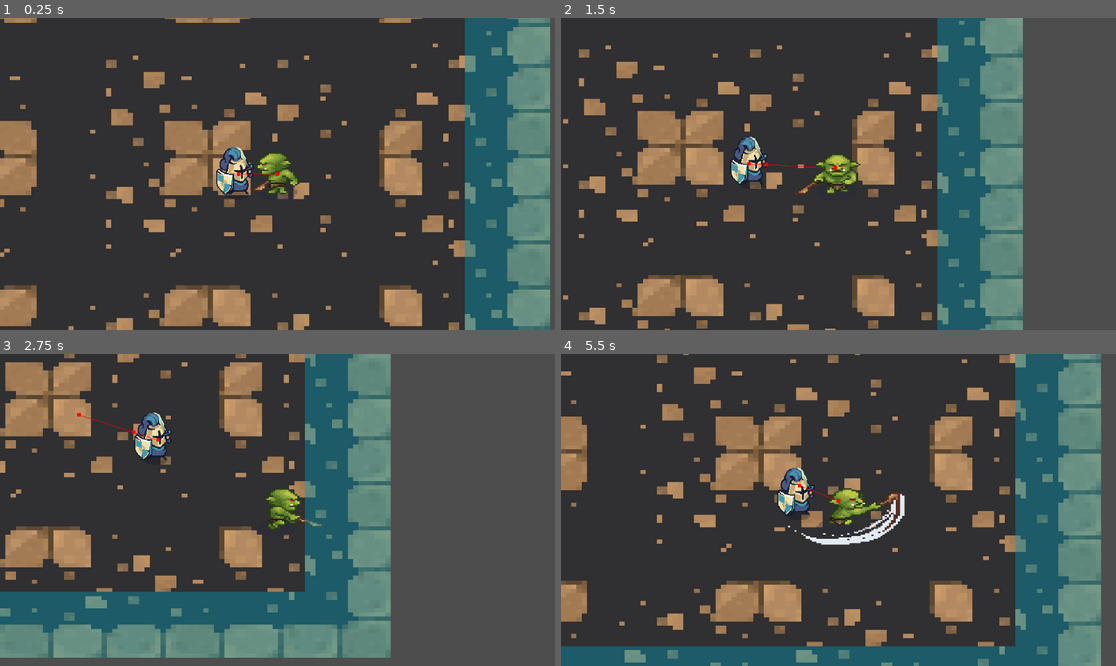
Above: before the commit, frames 1-4 (two rows, left to right).
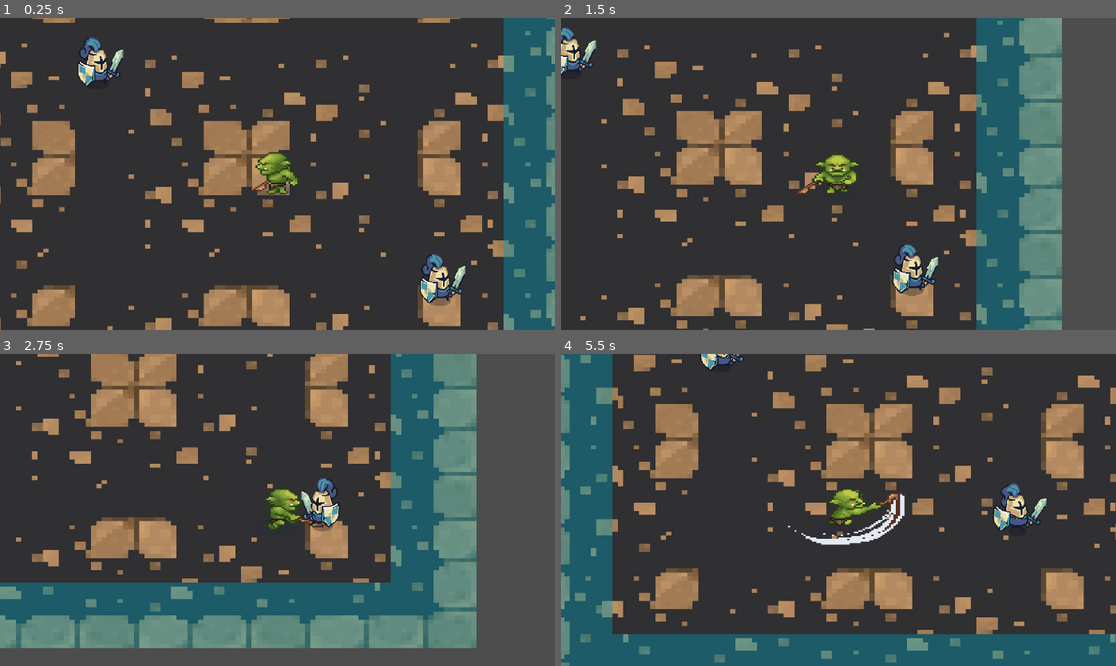
Above: after the commit, the same moments.

Repository: NelwinA/extended-queble
Game: Godot game, scene res://scenes/game.tscn
Two runs of this game, one before a commit and one after it. Both use one fixed random seed, a clock stepped at 60 frames per second and the inputs below.
Inputs:
- Up to frame 1 (0.25 s): no input
- Up to frame 2 (1.5 s): hold D (move_right) 0.53-1.28 s; tap Q (attack) at 0.6 s; hold S (move_down) from 1.28 s (still down); tap Shift (walk) at 1.35 s
- Up to frame 3 (2.75 s): release S (move_down) at 2.03 s; hold D (move_right) from 2.03 s (still down); tap Q (attack) at 2.1 s
- Up to frame 4 (5.5 s): release D (move_right) at 2.78 s; hold W (move_up) 2.78-3.53 s; tap Shift (walk) at 2.85, 4.35 s; hold A (move_left) 3.53-5.03 s; tap Q (attack) at 3.6, 5.1 s; hold S (move_down) from 5.03 s (still down)

The runs differ from the first frame. In frame 1, 39% of the frame differs, in the area x 0-100%, y 0-100%; in frame 2, 40%; in frame 3, 50%; in frame 4, 53%.

Commit message:
fixed some stuff

Diff:
--- a/scenes/enemy.tscn
+++ b/scenes/enemy.tscn
@@ -211,6 +211,7 @@
 animation = &"attackOne"
 
 [node name="Area2D" type="Area2D" parent="." groups=["enemy"]]
+visible = false
 
 [node name="hitboxCollision" type="CollisionShape2D" parent="Area2D"]
 light_mask = 2
@@ -219,19 +220,20 @@
 shape = SubResource("RectangleShape2D_3c2w2")
 
 [node name="CollisionShape2D" type="CollisionShape2D" parent="."]
+visible = false
 position = Vector2(-3, -2)
 shape = SubResource("CapsuleShape2D_ba51k")
 
 [node name="Navigation" type="Node2D" parent="."]
 
 [node name="NavigationAgent2D" type="NavigationAgent2D" parent="Navigation"]
-debug_enabled = true
 
 [node name="RecalculateTimer" type="Timer" parent="Navigation"]
 wait_time = 0.1
 autostart = true
 
 [node name="Aggro" type="Node2D" parent="."]
+visible = false
 
 [node name="AggroRange" type="Area2D" parent="Aggro"]
 collision_layer = 0
--- a/scenes/game.tscn
+++ b/scenes/game.tscn
@@ -1203,3 +1203,7 @@
 zoom = Vector2(1.89, 1.89)
 
 [node name="enemy" parent="." instance=ExtResource("3_8t4i2")]
+position = Vector2(-198, -121)
+
+[node name="enemy2" parent="." instance=ExtResource("3_8t4i2")]
+position = Vector2(178, 117)
--- a/scenes/player.tscn
+++ b/scenes/player.tscn
@@ -1951,6 +1951,7 @@
 disabled = true
 
 [node name="AggroActivator" type="Area2D" parent="."]
+visible = false
 collision_layer = 2
 collision_mask = 0
 
--- a/scripts/enemy.gd
+++ b/scripts/enemy.gd
@@ -14,49 +14,25 @@
 
 var HEALTH = 1000
 
-
-var leftV = Vector2(-1, 0)
-var rightV = Vector2(1, 0)
-var upV = Vector2(0, -1)
-var downV = Vector2(0, 1)
-var idleV = Vector2.ZERO
-
-var blend_position : Vector2 = Vector2.ZERO
-var arrayVectors = [leftV, rightV, upV, downV, idleV]
-
 func _ready():
 	homePos = self.global_position
 
 	navAgent.path_desired_distance = 4
 	navAgent.target_desired_distance = 4
-
-
-
 func _physics_process(delta: float) -> void:
 	move(delta)
 
 func move(delta):
-	#var input_vector = arrayVectors[0]
-	#if HEALTH <= 0:
-		#queue_free()
-	#if input_vector == Vector2.ZERO:
-		#state = IDLE
-		#apply_friction(FRICTION * delta)
-		#$AnimatedSprite2D.play("idle")
-		#
-	#else:
-		#state = RUN
-		#apply_movement(input_vector * ACCELERATION * delta)
-		#blend_position = input_vector
-		#$AnimatedSprite2D.play("run")
-		##blend_position = input_vector
-	#move_and_slide()
+	if HEALTH <= 0:
+		queue_free()
 	if navAgent.is_navigation_finished():
+		$AnimatedSprite2D.play("idle")
 		return
 
 	var axis = to_local(navAgent.get_next_path_position()).normalized()
 	velocity = axis * speed
-
+	$AnimatedSprite2D.flip_h = velocity.x < 0
+	$AnimatedSprite2D.play("run")
 	move_and_slide()
 
 
